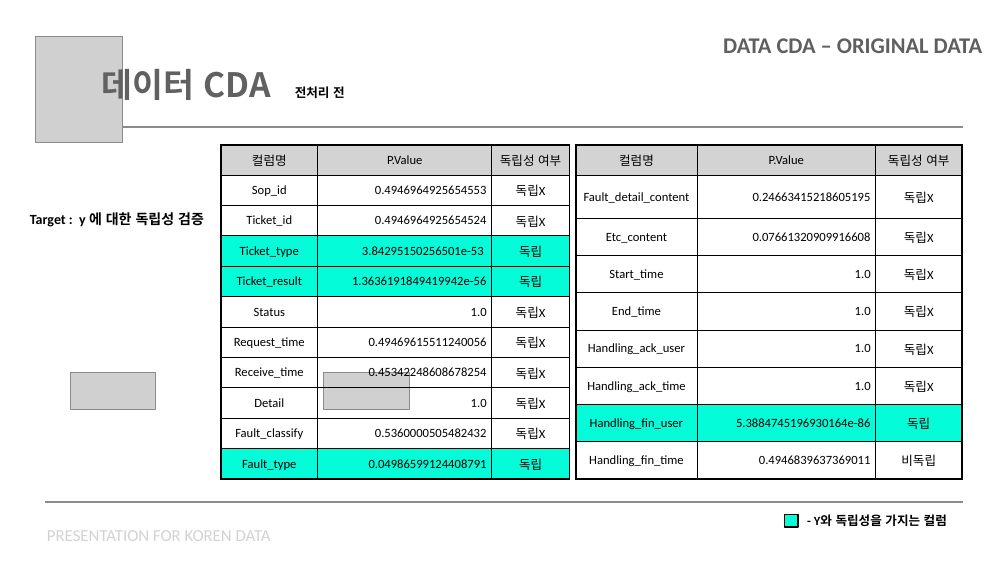
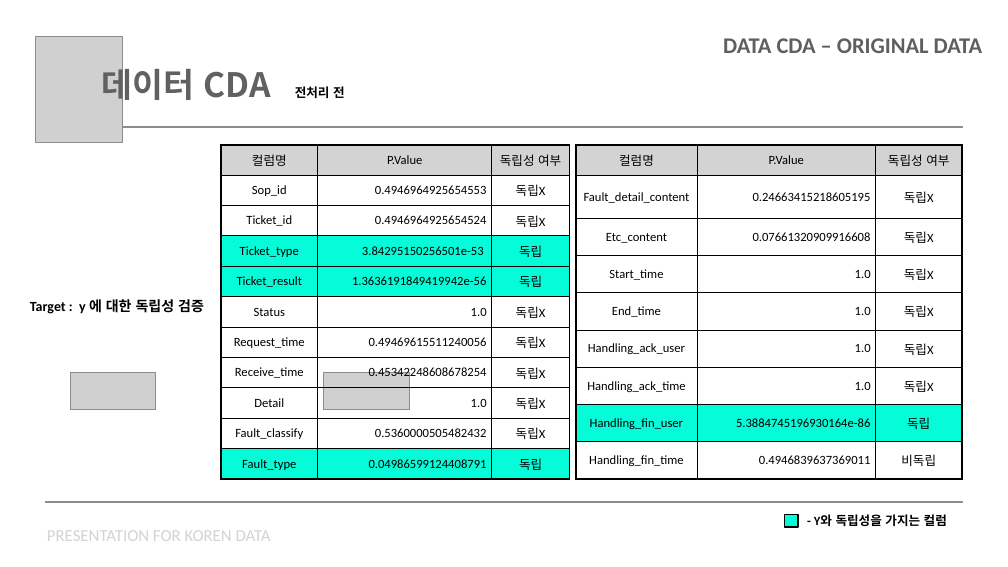
Before and after one commit to chorimgenius/zerooneai_intern, a slide deck: slide 7 of koren/koren_data_presentation.pptx. Drawn at 1008x567 pixels with LibreOffice and Linux fonts; fonts in the diff are those of the drawing; grey boxes stand for pictures. Boxes give left, top, right and bottom in pixels: in the first picture for what was removed or moved away, otherwise in the second. Text is boxed around its words. In the diff, an @@ line names an element or a change of style, - is before the commit and + after.

```diff
--- a/koren/koren_data_presentation.pptx
+++ b/koren/koren_data_presentation.pptx
@@ text "Target : y 에 대한 ...": place and size @@
-text "Target : y 에 대한 ..." at (30,212,204,227)
+text "Target : y 에 대한 ..." at (30,299,204,314)
```
Also in this commit, not shown: 9 other slides changed, 1 slide added, 5 slides removed, 1 other file.
